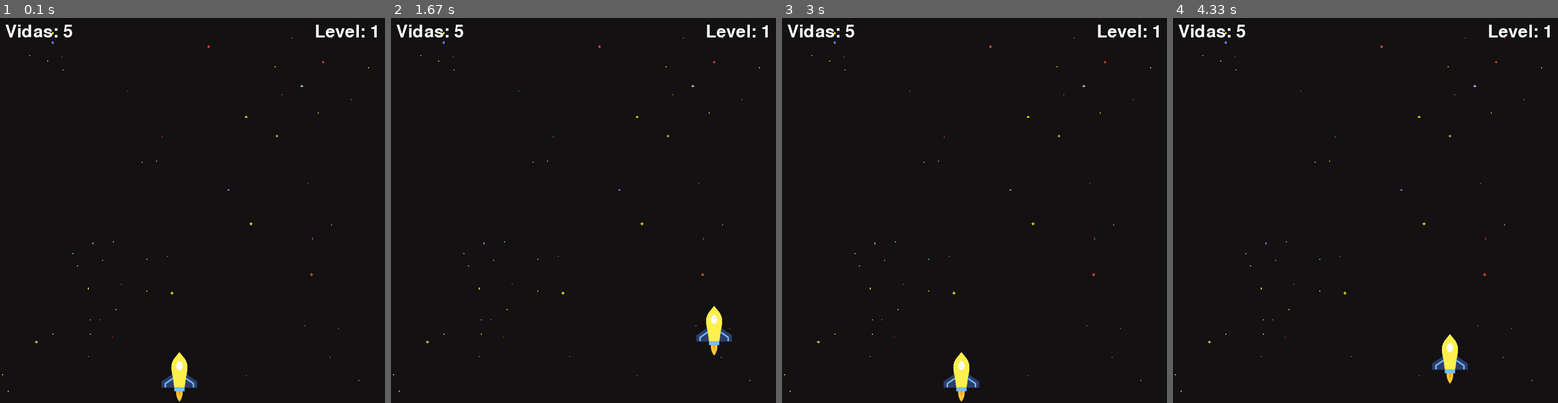
Above: before the commit, frames 1-4 (left to right).
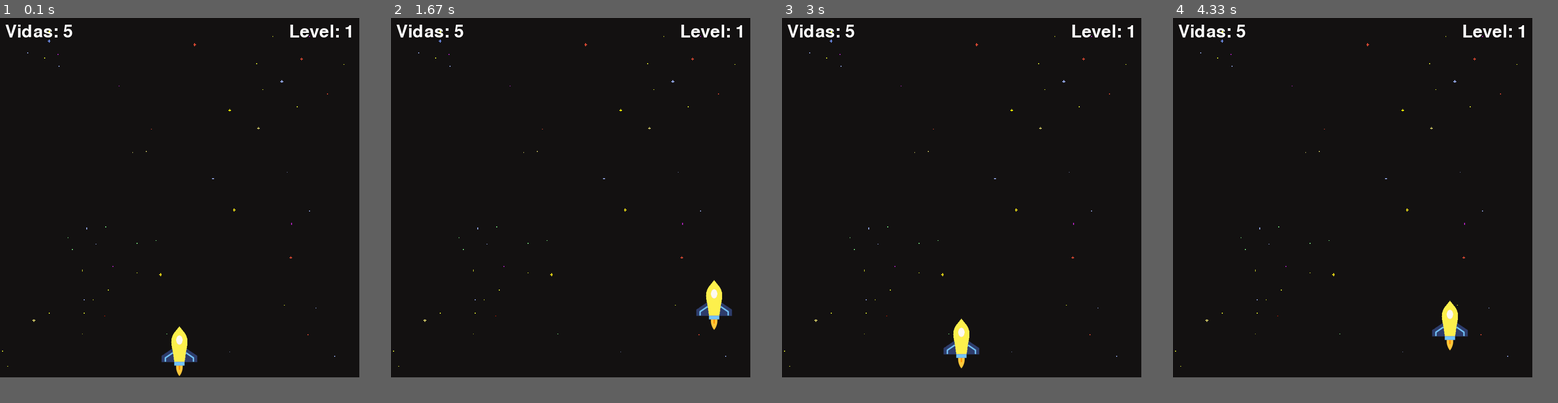
Above: after the commit, the same moments.

Repository: lavinyacorreia/PI-PYGAME
Game: pygame game, started from main.py
The game is run twice, just before and just after one commit, with the same random seed, the same clock (stepped at 60 frames per second) and the same inputs.
Inputs:
- Up to frame 1 (0.1 s): no input
- Up to frame 2 (1.67 s): hold Right 0.33-0.8 s; hold Up 0.83-1.13 s; hold Right 1.17-1.63 s
- Up to frame 3 (3 s): hold Left 1.67-2.2 s; hold Down 2.23-2.53 s; hold Left 2.57-2.97 s
- Up to frame 4 (4.33 s): hold Up 3-3.37 s; hold Right 3.4-4.03 s; hold Down from 4.07 s (still down)
The window is 750x750 before the commit and 700x700 after it. Grey fills any space a smaller window leaves; there, only what the larger window draws over its background counts as a difference.

The runs differ from the first frame. In frame 1, 1.3% of the frame differs, in the area x 0-98%, y 1-100%; in frame 2, 1.3%; in frame 3, 1.4%; in frame 4, 1.4%, in the area x 0-98%, y 1-98%.

Commit message:
Implementação da classe Alien + dicionário de cores

Diff:
--- a/main.py
+++ b/main.py
@@ -4,7 +4,7 @@
 import random
 pygame.font.init()
 
-WIDTH, HEIGHT = 750, 750
+WIDTH, HEIGHT = 700, 700
 WIN = pygame.display.set_mode((WIDTH, HEIGHT))
 pygame.display.set_caption("Atire neles!")
 
@@ -39,6 +39,12 @@
 
     def draw(self, window):
         window.blit(self.ship_img, (self.x, self.y))
+    #Obter largura e altura do item
+    def get_width(self):
+        return self.ship_img.get_width()
+
+    def get_height(self):
+        return self.ship_img.get_height()
 
 
 #Player - Herdando a classe Item
@@ -52,6 +58,23 @@
 
 
 
+class Alien(Item):
+
+    #dicionário de cores
+    COLOR_ALIEN = {
+        "red": (RED_ALIEN, RED_LASER),
+        "green": (GREEN_ALIEN, GREEN_LASER),
+        "blue": (BLUE_ALIEN, BLUE_LASER)
+    }
+
+    def __init__(self, x, y, color, health=100):
+        super().__init__(x, y, health)
+        self.ship_img, self.laser_img = self.COLOR_ALIEN[color]
+        self.mask = pygame.mask.from_surface(self.ship_img)
+
+
+
+
 
 def main():
     run = True
@@ -61,7 +84,7 @@
     main_font = pygame.font.SysFont("comicsans", 50)
     velocidade_jogador = 5
 
-    player = Player(300,650)
+    player = Player(300,600)
 
     clock = pygame.time.Clock()
 
@@ -90,11 +113,11 @@
         keys = pygame.key.get_pressed()
         if keys[pygame.K_LEFT] and player.x - velocidade_jogador > 0: #esquerda
             player.x -= velocidade_jogador
-        if keys[pygame.K_RIGHT] and player.x + velocidade_jogador + 80< WIDTH: #direita
+        if keys[pygame.K_RIGHT] and player.x + velocidade_jogador +  player.get_width() < WIDTH: #direita
             player.x += velocidade_jogador
         if keys[pygame.K_UP] and player.y - velocidade_jogador > 0: #para cima
             player.y -= velocidade_jogador
-        if keys[pygame.K_DOWN] and player.y + velocidade_jogador + 80<HEIGHT: #para baixo
+        if keys[pygame.K_DOWN] and player.y + velocidade_jogador + player.get_height() + 15<HEIGHT: #para baixo
             player.y += velocidade_jogador
 
 main()
